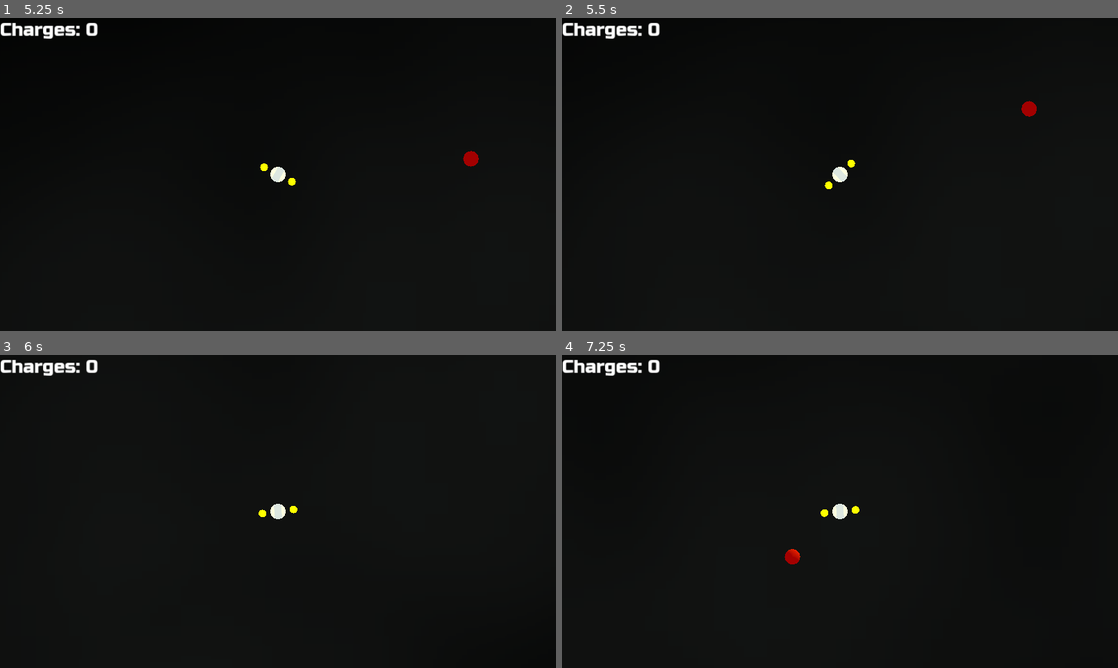
Above: before the commit, frames 1-4 (two rows, left to right).
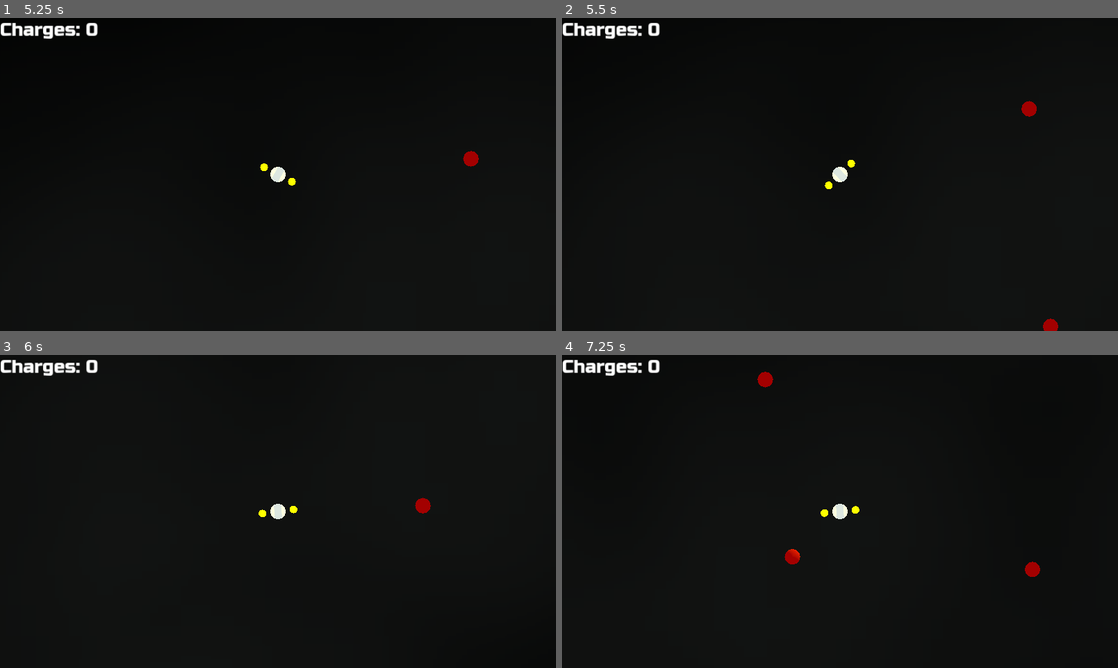
Above: after the commit, the same moments.

Repository: doctor-g/LD55
Game: Godot game, scene res://world.tscn
The game is run twice, just before and just after one commit, with the same random seed, the same clock (stepped at 60 frames per second) and the same inputs.
Inputs (mouse positions are in pixels of both pictures, inside the frame that each line leads up to):
- Up to frame 1 (5.25 s): move the mouse to (400, 158) at 0.52 s; hold D (move_right) 0.53-1.28 s; tap Space (summon) every 0.75 s from 0.6 to 5.1 s; move the mouse to (166, 190) at 1.27 s; hold S (move_down) 1.28-2.03 s; move the mouse to (333, 105) at 2.02 s; hold D (move_right) 2.03-2.78 s; move the mouse to (250, 237) at 2.77 s; hold W (move_up) 2.78-3.53 s; move the mouse to (444, 221) at 3.52 s; hold A (move_left) 3.53-5.03 s; move the mouse to (111, 127) at 4.27 s; move the mouse to (305, 174) at 5.02 s; hold S (move_down) from 5.03 s (still down)
- Up to frame 2 (5.5 s): keep holding S (move_down)
- Up to frame 3 (6 s): move the mouse to (194, 433) at 5.77 s; release S (move_down) at 5.78 s; hold D (move_right) from 5.78 s (still down); tap Space (summon) at 5.85 s
- Up to frame 4 (7.25 s): move the mouse to (962, 495) at 6.52 s; release D (move_right) at 6.53 s; hold W (move_up) from 6.53 s (still down); tap Space (summon) at 6.6 s

Frame 1 is identical in both runs. In frame 2, less than 0.1% of the frame differs, in the area x 86-90%, y 96-100%; in frame 3, 0.1%; in frame 4, 0.2%, in the area x 35-86%, y 5-71%.

Commit message:
Spawn an enemy every two seconds

Diff:
--- a/project/enemy.tscn
+++ b/project/enemy.tscn
@@ -9,6 +9,7 @@
 
 [node name="Enemy" type="CharacterBody3D"]
 collision_layer = 4
+collision_mask = 5
 script = ExtResource("1_ewhv8")
 
 [node name="CSGSphere3D" type="CSGSphere3D" parent="."]
--- /dev/null
+++ b/project/world.gd
@@ -0,0 +1,20 @@
+extends Node3D
+
+const SPAWN_DISTANCE := 25.0 # Should be offscreen for all
+
+var _time_to_next_spawn := 2.0
+
+func _physics_process(delta: float) -> void:
+	_time_to_next_spawn -= delta
+
+	if _time_to_next_spawn <= 0:
+		_spawn_enemies()
+		_time_to_next_spawn = 2.0
+
+
+func _spawn_enemies() -> void:
+	var enemy := preload("res://enemy.tscn").instantiate()
+	enemy.target = $Hero
+	add_child(enemy)
+	var angle := randf_range(0, TAU)
+	enemy.position = $Hero.position + Vector3(SPAWN_DISTANCE,0,0).rotated(Vector3.UP, angle)
--- a/project/world.tscn
+++ b/project/world.tscn
@@ -1,6 +1,7 @@
-[gd_scene load_steps=8 format=3 uid="uid://dh5hoos1cp7mn"]
+[gd_scene load_steps=9 format=3 uid="uid://dh5hoos1cp7mn"]
 
 [ext_resource type="PackedScene" uid="uid://chgdlfcyb06pk" path="res://hero.tscn" id="1_ejil5"]
+[ext_resource type="Script" path="res://world.gd" id="1_fbrej"]
 [ext_resource type="PackedScene" uid="uid://b77yhh5ub87hw" path="res://enemy.tscn" id="2_83wmn"]
 
 [sub_resource type="FastNoiseLite" id="FastNoiseLite_r76qj"]
@@ -21,6 +22,7 @@
 size = Vector3(1, 10, 1000)
 
 [node name="World" type="Node3D"]
+script = ExtResource("1_fbrej")
 
 [node name="Hero" parent="." instance=ExtResource("1_ejil5")]
 
